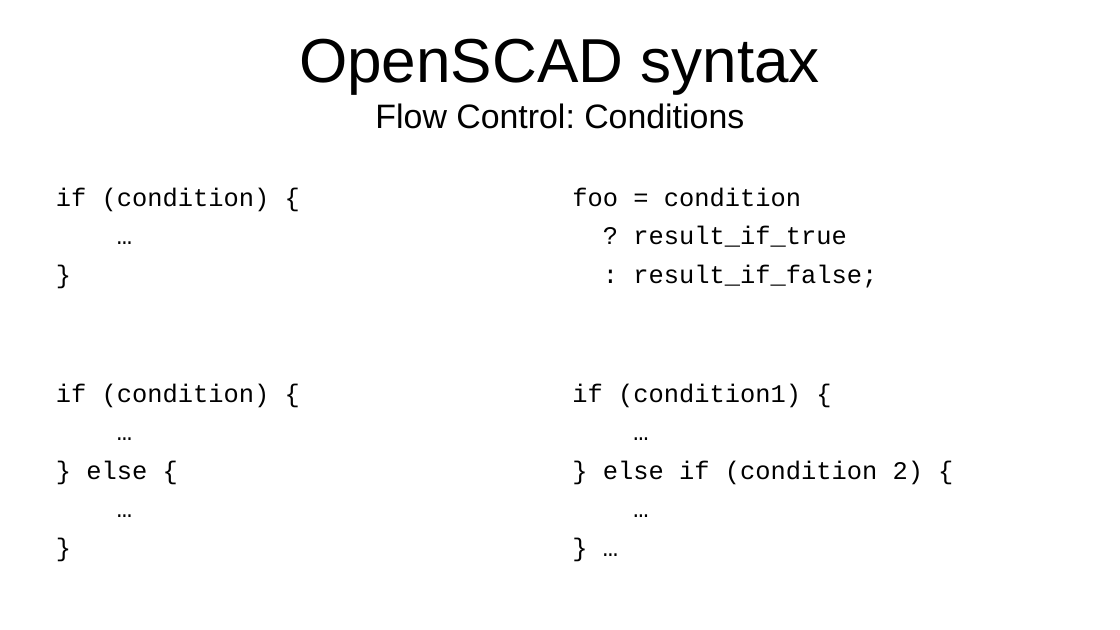
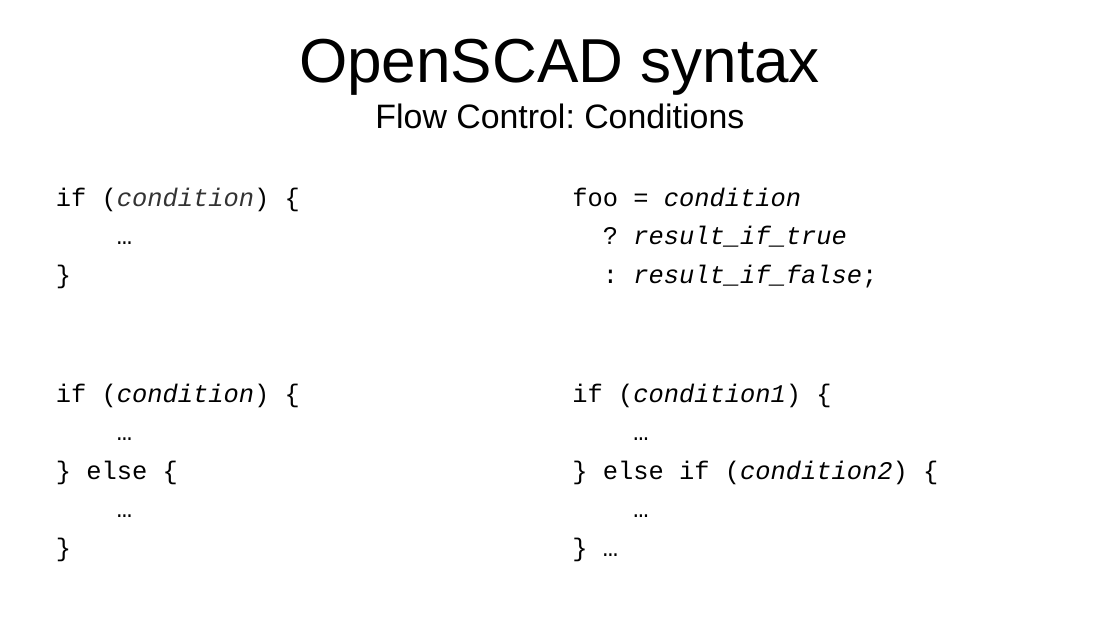
Before and after one commit to ftvkyo/openscad-workshop, a slide deck: slide 9 of slides/20250928 OpenSCAD for Beginners.odp. Drawn at 1120x630 pixels with LibreOffice and Linux fonts; fonts in the diff are those of the drawing. Boxes give left, top, right and bottom in pixels: in the first picture for what was removed or moved away, otherwise in the second. Text is boxed around its words. In the diff, an @@ line names an element or a change of style, - is before the commit and + after.

```diff
--- a/slides/20250928 OpenSCAD for Beginners.odp
+++ b/slides/20250928 OpenSCAD for Beginners.odp
@@ text "foo = condition" at (572,187,877,288): italic on in "condition", "result_if_true", "result_if_false;" @@
@@ text at (56,187,270,212): text colour #000000 to #333333, italic on in "(condition)" @@
@@ text at (56,383,270,408): italic on in "(condition)" @@
@@ text at (572,383,801,408): italic on in "(condition1)" @@
@@ text at (603,460,908,485): spaces changed @@
-} else if (condition 2) {
+} else if (condition2) {
```
Also in this commit, not shown: 6 other slides changed, 16 slides added, 12 slides removed, 9 other files.
